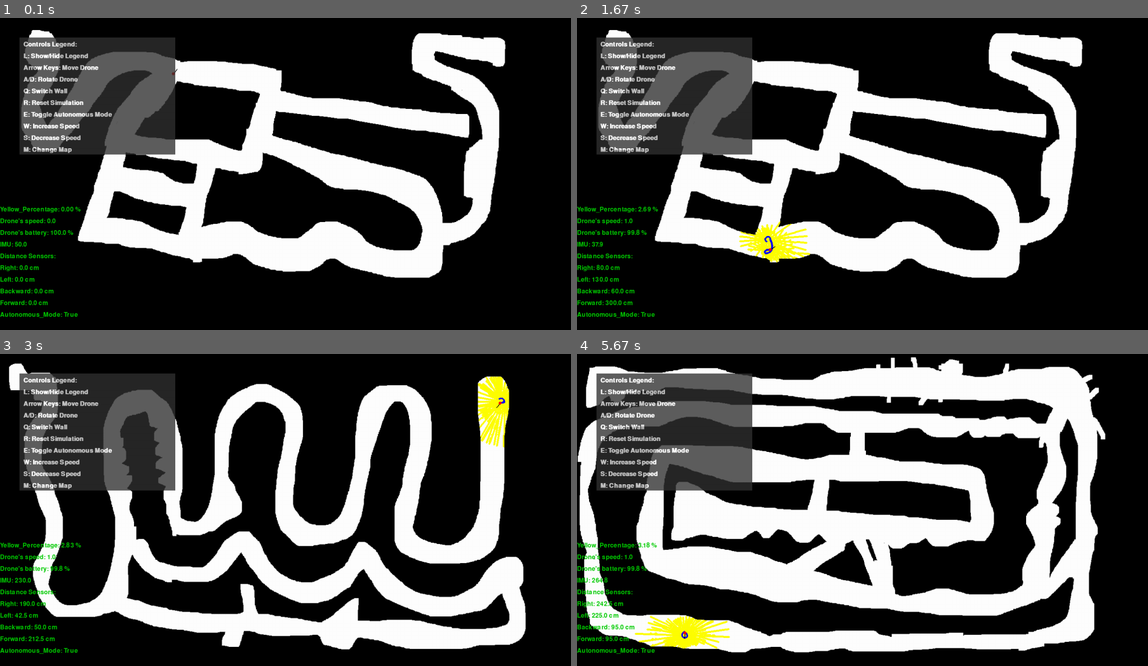
Above: before the commit, frames 1-4 (two rows, left to right).
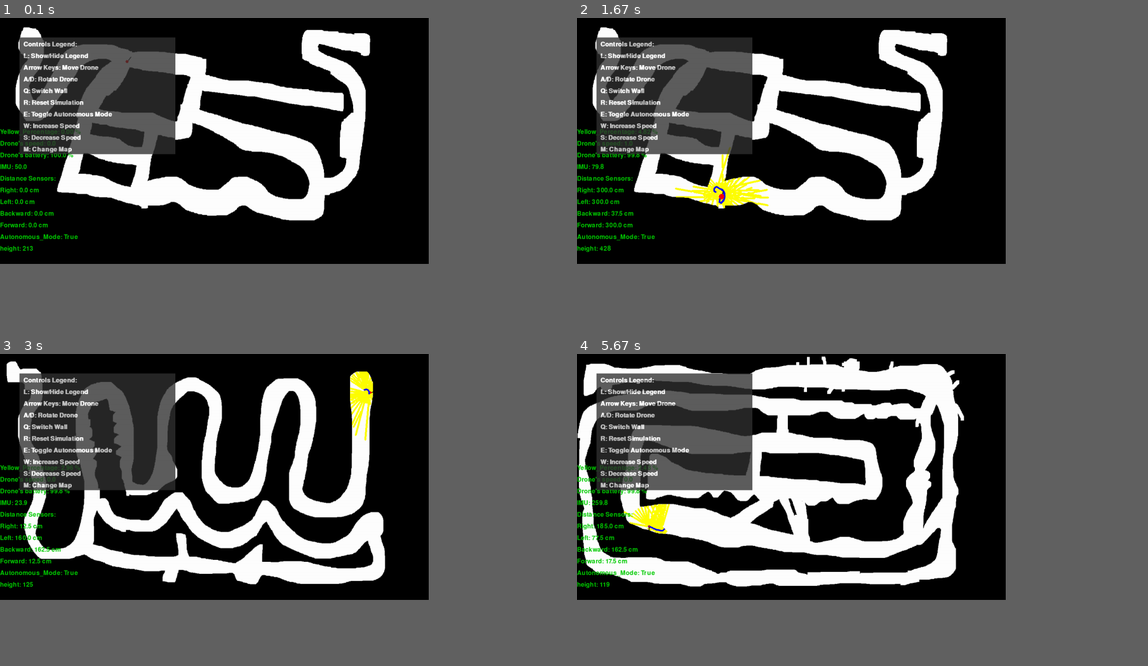
Above: after the commit, the same moments.

Repository: Raz-Saad/Autonomous_Robotics_Final_Project
Game: pygame game, started from src/Main_Pygame.py
Same seed, same stepped clock (60 frames per second), same inputs: the game is played once before the commit and once after it.
Inputs:
- Up to frame 1 (0.1 s): no input
- Up to frame 2 (1.67 s): tap W at 0.33 s; hold Right 0.67-1.13 s; hold D 0.67-1.13 s; hold Up 1.17-1.47 s; hold W 1.17-1.47 s; hold Down from 1.5 s (still down); hold S from 1.5 s (still down)
- Up to frame 3 (3 s): release Down at 1.97 s; release S at 1.97 s; tap M at 2 s; hold Left 2.33-2.87 s; hold A 2.33-2.87 s; hold Down from 2.9 s (still down); hold S from 2.9 s (still down)
- Up to frame 4 (5.67 s): release Down at 3.2 s; release S at 3.2 s; hold Left 3.23-3.63 s; hold A 3.23-3.63 s; hold Up 3.67-4.03 s; hold W 3.67-4.03 s; hold Up 4.07-4.7 s; hold W 4.07-4.7 s; tap M at 4.73 s; hold Left from 5.47 s (still down); hold A from 5.47 s (still down)
In our replay, the window is 899x491 before the commit and 675x387 after it. These sizes can differ from the game's own. Grey fills any space a smaller window leaves; there, only what the larger window draws over its background counts as a difference.

The runs differ from the first frame. In frame 1, 33% of the frame differs, in the area x 0-89%, y 2-97%; in frame 2, 33%; in frame 3, 38%; in frame 4, 47%, in the area x 0-93%, y 0-97%.

Commit message:
implemented z axis, need to add pid, obstecles

Diff:
--- a/src/Drone.py
+++ b/src/Drone.py
@@ -18,7 +18,8 @@
         self.pid_controller = PIDController(0.07, 0, 0.05, 5)
         self.forward_pid_controller = PIDController(1.6,0, 0.03, 5)
         self.narrow_pid_controller = PIDController(0.03,0, 0.03, 5)
-        self.desired_wall_distance = 25 # Desired distance from the wall in cm
+        self.initial_desired_wall_distance = 25 # Desired distance from the wall in cm
+        self.desired_wall_distance = self.initial_desired_wall_distance # Desired distance from the wall in cm
         self.desired_distance_switching_wall_delta = 3 # an eplsion to diff bettween turnning on the PID to finding a wall in wall switching mode
         # Variables for wall following
         self.is_hugging_right = True  # Start by hugging the right wall
@@ -30,12 +31,27 @@
         self.cooldown_start_time_wall_switching = 0
         self.drone_idle = False # flag to check if the drone stop because it was about to it a wall
 
+        # 3d expantion:
+        self.z_level = 50 # the actual height of the drone in the map
+
     def update_sensors(self, map_matrix, position, drone_radius, orientation):
         self.forward_distance_sensor.update_values(map_matrix, position, drone_radius, orientation)
         self.backward_distance_sensor.update_values(map_matrix, position, drone_radius,orientation)
         self.leftward_distance_sensor.update_values(map_matrix, position, drone_radius,orientation)
         self.rightward_distance_sensor.update_values(map_matrix, position, drone_radius,orientation)
         self.battery_sensor.update_battrey_precentage()
+
+
+    #3d expantion:
+    def change_z_level(self, z_direction):
+        self.z_level += z_direction * self.optical_flow_sensor.current_speed
+
+    # the wall distance should be adjusted relative to the drone's height:
+    def update_desired_wall_distance(self,deviation):
+        desired_wall_distance = int(initial_desired_wall_distance +
+                                               deviation * initial_desired_wall_distance
+                                               )
+
 
     def move_drone(self,drone_pos , direction):
         directions = {
--- a/src/Main_Pygame.py
+++ b/src/Main_Pygame.py
@@ -10,8 +10,8 @@
 class DroneSimulation:
     def __init__(self):
         pygame.init()
-        self.map_width = 1366
-        self.map_height = 768
+        self.map_width = 1000#1366
+        self.map_height = 600#768
         self.screen_width = self.map_width + 100  # Increase width by some pixels
         self.screen_height = self.map_height + 32  # Increase height by some pixels
         self.screen = pygame.display.set_mode((self.screen_width, self.screen_height))
@@ -19,6 +19,12 @@
         pygame.display.set_caption("Drone Simulation")
         self.show_legend = True  # Flag to control legend visibility
 
+        # 3d expantion:
+        self.ceiling_level = 500
+        self.floor_level = 0
+
+
+
         # Load map
         script_dir = os.path.dirname(os.path.abspath(__file__))
         parent_directory = os.path.dirname(script_dir)
@@ -27,6 +33,7 @@
         self.load_map(self.map_paths[self.current_map_index])
 
         self.sensor_texts = {
+            "Height": "height: 0 cm",
             "Autonomous_Mode": "Autonomous Mode: True",
             "forward": "Forward: 0 cm",
             "backward": "Backward: 0 cm",
@@ -41,6 +48,7 @@
 
         # Initialize drone
         self.drone_radius = int(10 / 2.5)  # Convert cm to pixels
+        self.initial_drone_radius = self.drone_radius  # for saving the initial radius
         self.drone = Drone()
         self.drone_pos = None
         self.respawn_drone()
@@ -91,11 +99,39 @@
         while True:
             x = random.randint(self.drone_radius, self.map_width - self.drone_radius - 1)
             y = random.randint(self.drone_radius, self.map_height - self.drone_radius - 1)
-            if not self.check_collision(x, y):
+            drone_z_level = random.randint(self.floor_level+1, self.ceiling_level-1) # for changing drone's height
+            self.drone.z_level = drone_z_level
+            if not self.check_collision(x, y): # TODO: implement checking object collision
                 self.drone_pos = [x, y]
+                self.adjust_drone_radius()
                 break
 
+
+    def update_drone_desired_wall_distance(self):
+        deviation = calculate_drone_z_axis_deviation()
+        self.drone.update_desired_wall_distance(deviation)
+
+    def calculate_drone_z_axis_deviation(self):
+        z_middle_value = (self.ceiling_level + self.floor_level) / 2
+        return (self.drone.z_level - z_middle_value) / z_middle_value #(self.ceiling_level / 2)
+
+    # adjust the drone's radius by it's z axis, for visualization:
+    def adjust_drone_radius(self):
+        # the drone's radius will be it's initial value + the deviation of its actual height from the middle height value:
+        self.drone_radius = int(self.initial_drone_radius + # initial value
+                             self.calculate_drone_z_axis_deviation() * self.initial_drone_radius # deviation precentage
+                             + 1) # avoiding radius = 0
+
+
+    def check_map_z_collision(self):
+        if self.drone.z_level <= self.floor_level or self.drone.z_level >= self.ceiling_level: # out of height bound
+            return True
+        return False
+
     def check_collision(self, x, y):
+        if self.check_map_z_collision():
+            return True
+
         for i in range(int(x - self.drone_radius), int(x + self.drone_radius)):
             for j in range(int(y - self.drone_radius), int(y + self.drone_radius)):
                 if 0 <= i < self.map_width and 0 <= j < self.map_height:
@@ -116,10 +152,17 @@
         else:
             self.reset_simulation()
 
+
+    def move_drone_z_axis(self,z_direction):
+        self.drone.change_z_level(z_direction)
+        self.check_move_legality(self.drone_pos)
+
+
     # move with user input keys
     def move_drone_by_direction(self, direction = "forward"):
         new_pos = self.drone.move_drone(self.drone_pos , direction)
         self.check_move_legality(new_pos)
+
     # for controling the drone manul
     def update_drone_angle(self, angle_delta):
         self.drone.update_drone_angle(angle_delta)
@@ -264,6 +307,14 @@
                     self.game_over = True
 
             keys = pygame.key.get_pressed()
+
+            # 3d expantion:
+            if keys[pygame.K_1]:
+                self.move_drone_z_axis(1)
+
+            if keys[pygame.K_2]:
+                self.move_drone_z_axis(-1)
+
             if keys[pygame.K_LEFT]:
                 self.move_drone_by_direction("backward")
             if keys[pygame.K_RIGHT]:
@@ -319,6 +370,9 @@
                 self.update_sensors()
                 sensors_update_timer = current_time  # Reset the timer
 
+            #adjust the drone's radius by it's current height:
+            self.adjust_drone_radius()
+
             if is_autonomous:
                 # Update drone position by algorithm
                 self.drone_pos = self.drone.update_position_by_algorithm(self.drone_pos, dt)
@@ -358,6 +412,7 @@
             self.sensor_texts["Drone's speed"] = f"Drone's speed: {self.drone.optical_flow_sensor.get_current_speed():.1f}"
             self.sensor_texts["Yellow_Percentage"] = f"Yellow_Percentage: {yellow_percentage:.2f} %"
             self.sensor_texts["Autonomous_Mode"] = f"Autonomous_Mode: {is_autonomous}"
+            self.sensor_texts["Height"] = f"height: {self.drone.z_level}"
 
 
             # Display sensor texts
